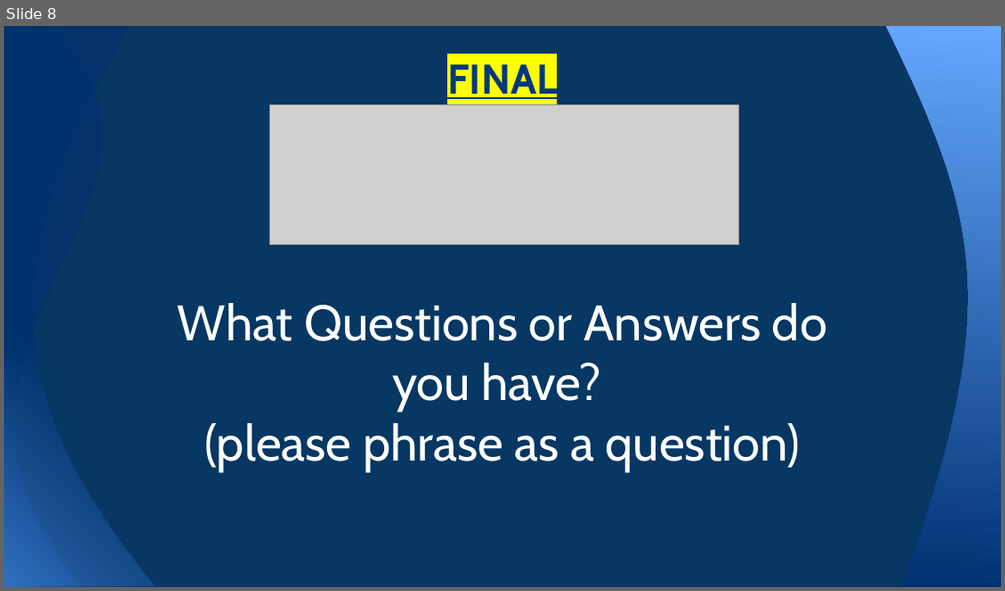
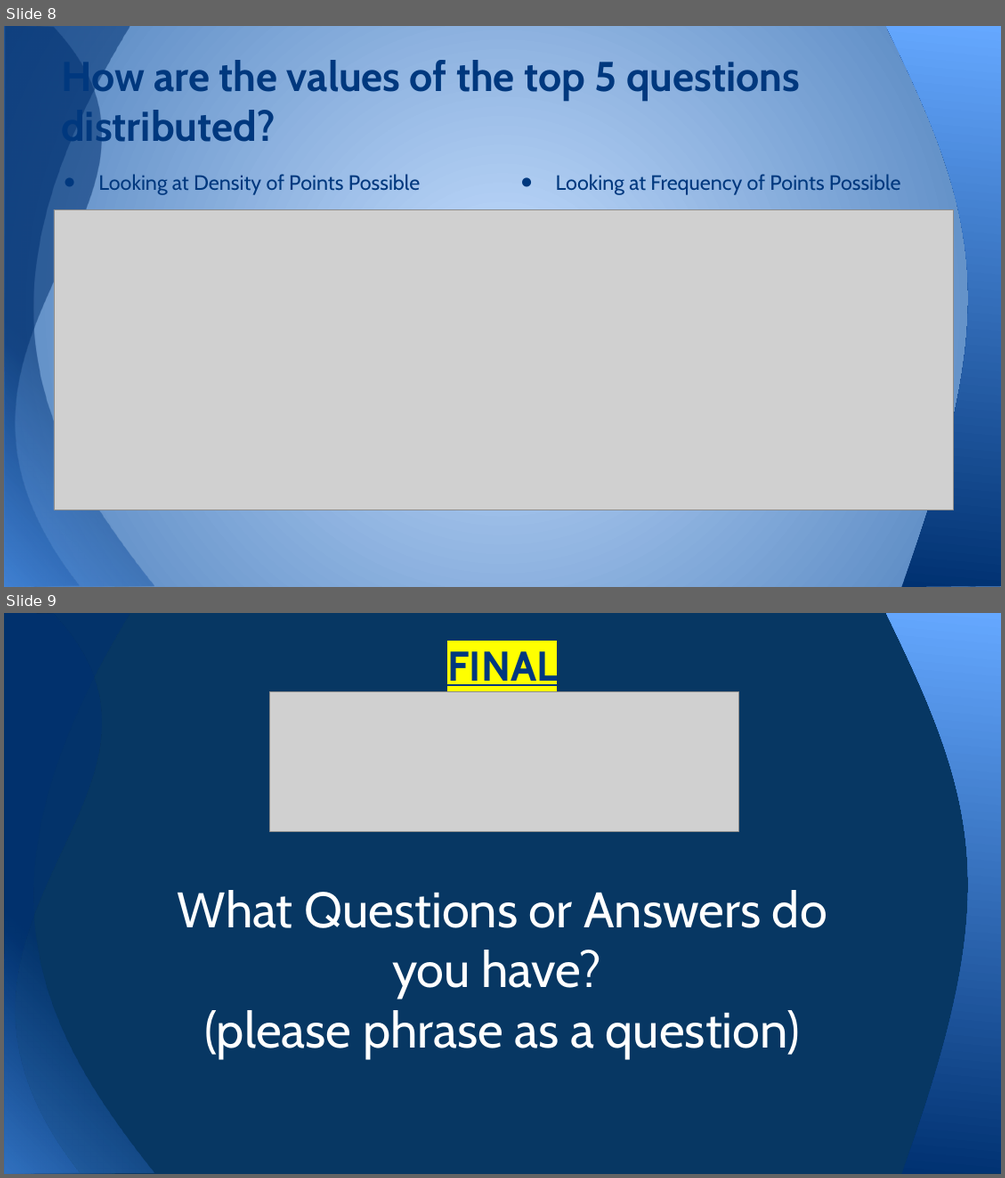
Before and after one commit to jlschmitz81/Project_One_Team_13, a slide deck: Jeopardy Powerpoint_Team13_Project1.pptx. Shown one above the other, each under a label of ours: slide 8 before the commit, slides 8 and 9 after it. The pictures are 1005x591 and 1005x1178 pixels, drawn with LibreOffice and Linux fonts; fonts in the diff are those of the drawing; grey boxes stand for pictures. Boxes give left, top, right and bottom in pixels: in the first picture for what was removed or moved away, otherwise in the second. Text is boxed around its words. In the diff, an @@ line names an element or a change of style, - is before the commit and + after.

```diff
--- a/Jeopardy Powerpoint_Team13_Project1.pptx
+++ b/Jeopardy Powerpoint_Team13_Project1.pptx
@@ slide 8 added at box(4, 26, 1001, 587), background gradient #C6DFFF to #4F81BD; not listed: 3 template elements that a slide beside it also shows @@
@@ title added at box(61, 55, 800, 151), 40 pt, text #00387E, bold @@
+How are the values of the top 5 questions distributed?
@@ text added at box(98, 174, 421, 195), 20 pt, text #00387E @@
+● Looking at Density of Points Possible
@@ text added at box(556, 174, 901, 195), 20 pt, text #00387E @@
+● Looking at Frequency of Points Possible
@@ picture added at box(54, 210, 954, 510) @@
@@ what was slide 8 is now slide 9 @@
```
Also in this commit, not shown: 2 other slides added, 2 slides removed, 10 other files.
